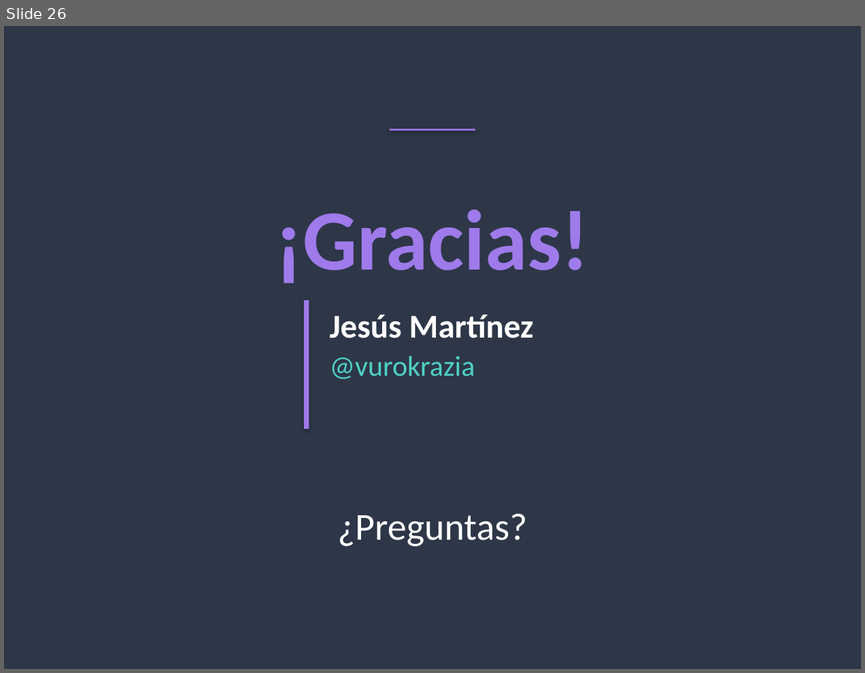
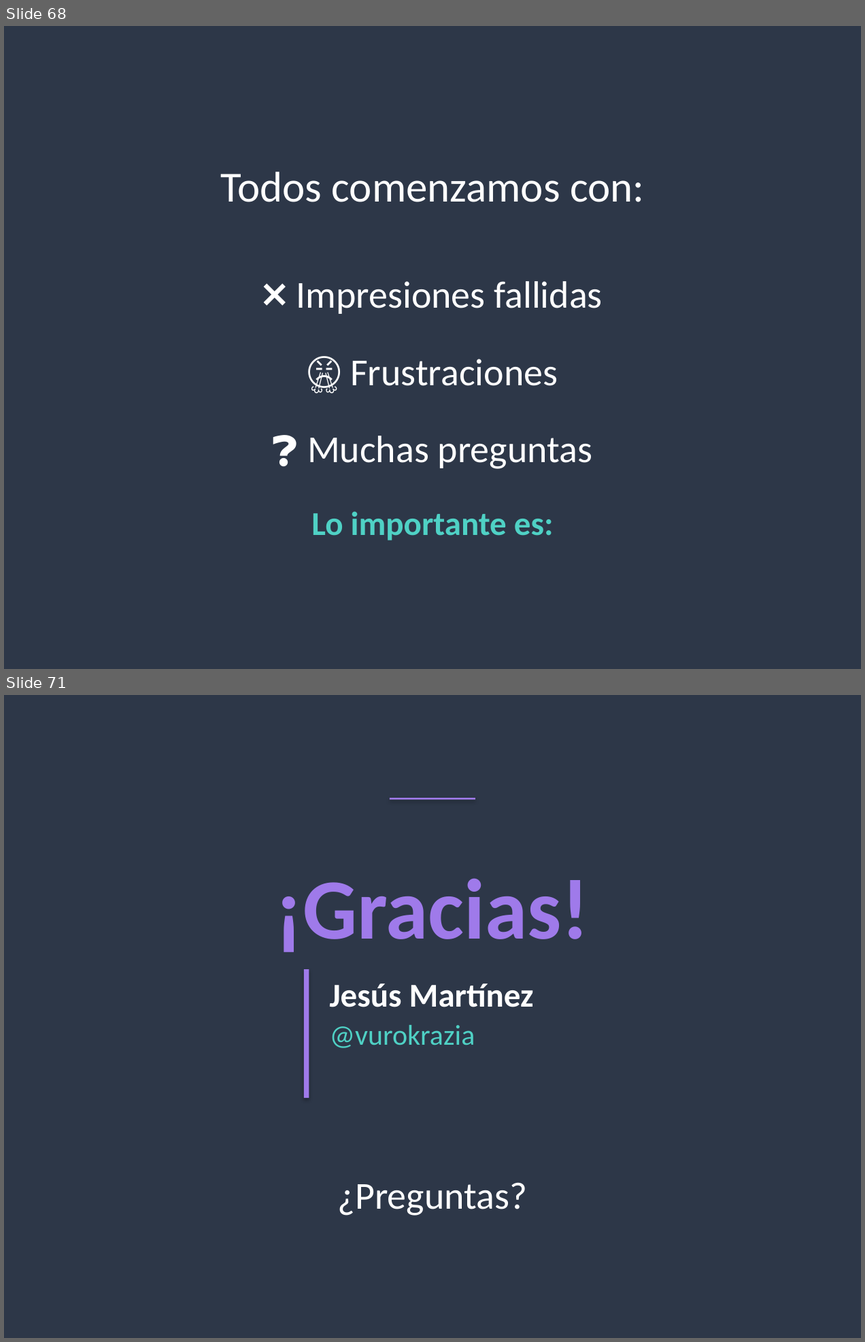
Before and after one commit to vurokrazia/vurokrazia, a slide deck: presentacion/Impresion3D_Vurokrazia_Completa.pptx. Shown one above the other, each under a label of ours: slide 26 before the commit, slides 68 and 71 after it; the slides between them are not shown. The pictures are 865x673 and 865x1342 pixels, drawn with LibreOffice and Linux fonts; fonts in the diff are those of the drawing. Boxes give left, top, right and bottom in pixels: in the first picture for what was removed or moved away, otherwise in the second. Text is boxed around its words. In the diff, an @@ line names an element or a change of style, - is before the commit and + after.

```diff
--- a/presentacion/Impresion3D_Vurokrazia_Completa.pptx
+++ b/presentacion/Impresion3D_Vurokrazia_Completa.pptx
@@ slide 68 added at bbox=[4, 26, 861, 669], background #2D3748 @@
@@ text added at bbox=[220, 172, 644, 202], 36 pt, text #FFFFFF @@
+Todos comenzamos con:
@@ text added at bbox=[296, 281, 602, 314], 32 pt, text #FFFFFF @@
+❌ Impresiones fallidas
@@ text added at bbox=[350, 359, 558, 386], 32 pt, text #FFFFFF @@
+😤 Frustraciones
@@ text added at bbox=[307, 435, 592, 469], 32 pt, text #FFFFFF @@
+❓ Muchas preguntas
@@ text added at bbox=[311, 511, 553, 540], 28 pt, text #4FD1C5, bold @@
+Lo importante es:
@@ what was slide 26 is now slide 71 @@
```
Also in this commit, not shown: 44 other slides added.
